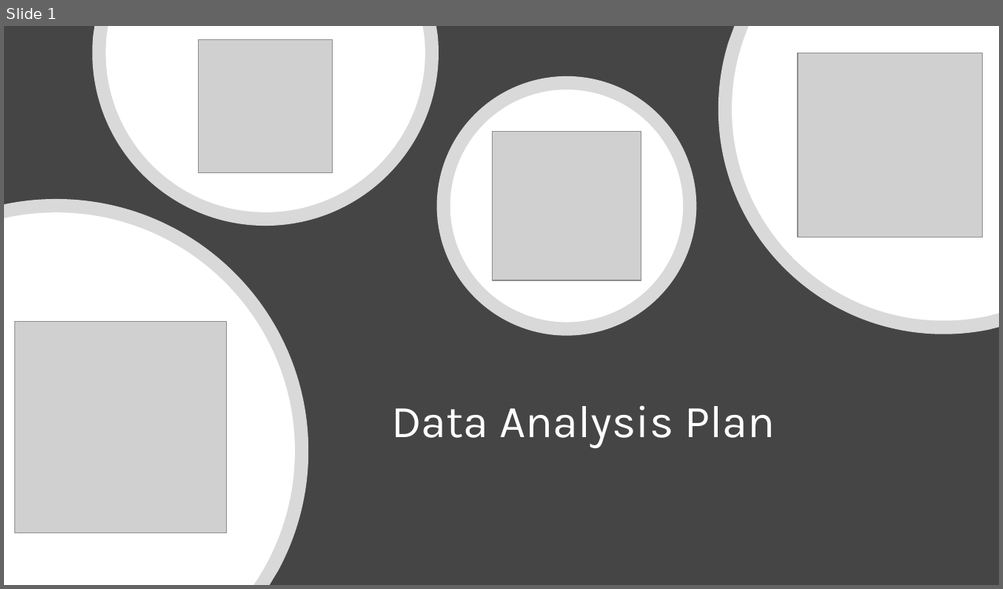
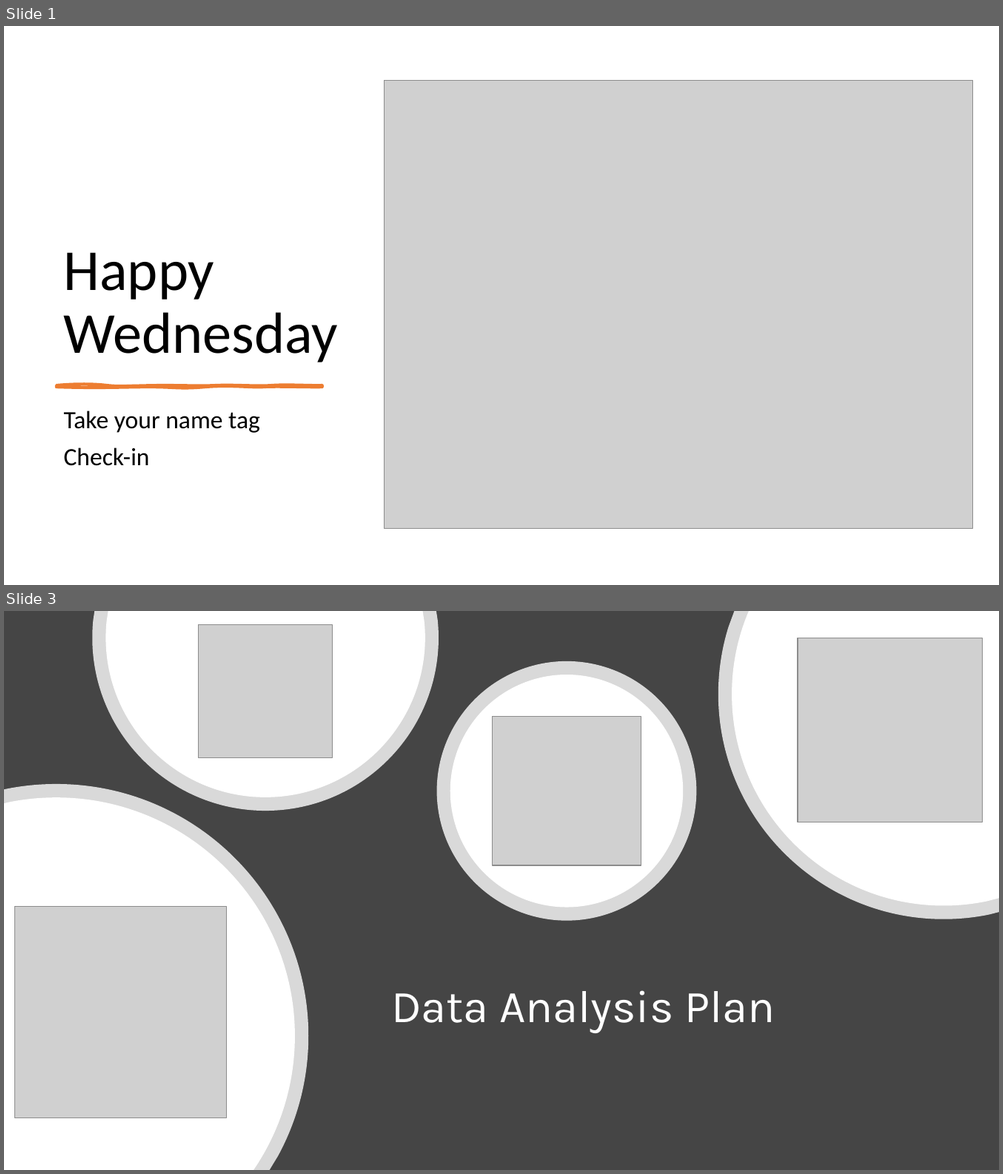
Before and after one commit to mikenguyen13/mar4050, a slide deck: lectures/9/2_Data Analysis Plan.pptx. Shown one above the other, each under a label of ours: slide 1 before the commit, slides 1 and 3 after it; the slides between them are not shown. The pictures are 1003x589 and 1003x1174 pixels, drawn with LibreOffice and Linux fonts; fonts in the diff are those of the drawing; grey boxes stand for pictures. Boxes give left, top, right and bottom in pixels: in the first picture for what was removed or moved away, otherwise in the second. Text is boxed around its words. In the diff, an @@ line names an element or a change of style, - is before the commit and + after.

```diff
--- a/lectures/9/2_Data Analysis Plan.pptx
+++ b/lectures/9/2_Data Analysis Plan.pptx
@@ slide 1 added at <box>4,26,999,585</box>, background #FFFFFF @@
@@ picture added at <box>384,81,973,530</box> @@
@@ title added at <box>64,252,338,363</box>, 56 pt, text #000000 @@
+Happy Wednesday
@@ freeform shape added at <box>57,386,322,387</box>, fill #ED7D31, outline #ED7D31 3 pt @@
@@ subtitle added at <box>64,411,260,466</box>, 24 pt, text #000000 @@
+Take your name tag
+Check-in
@@ what was slide 1 is now slide 3 @@
```
Also in this commit, not shown: 4 other slides added, 6 other files.
